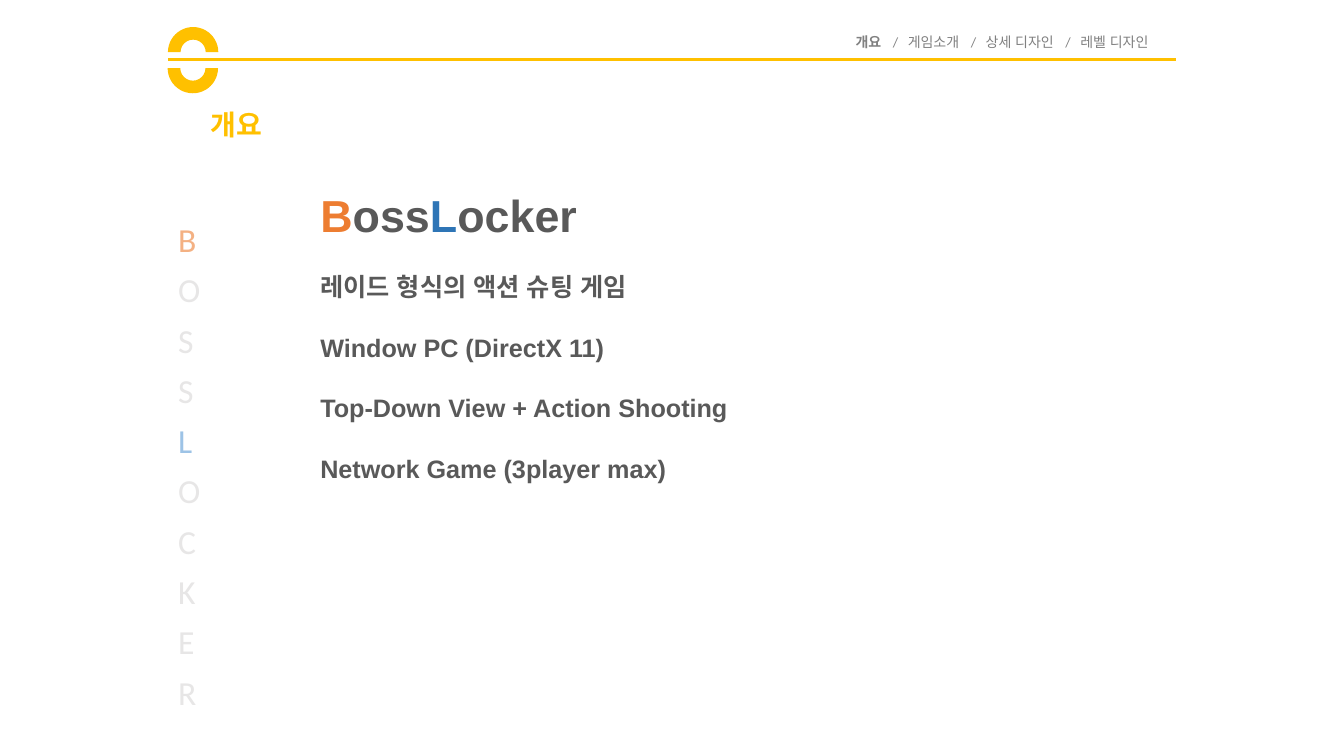
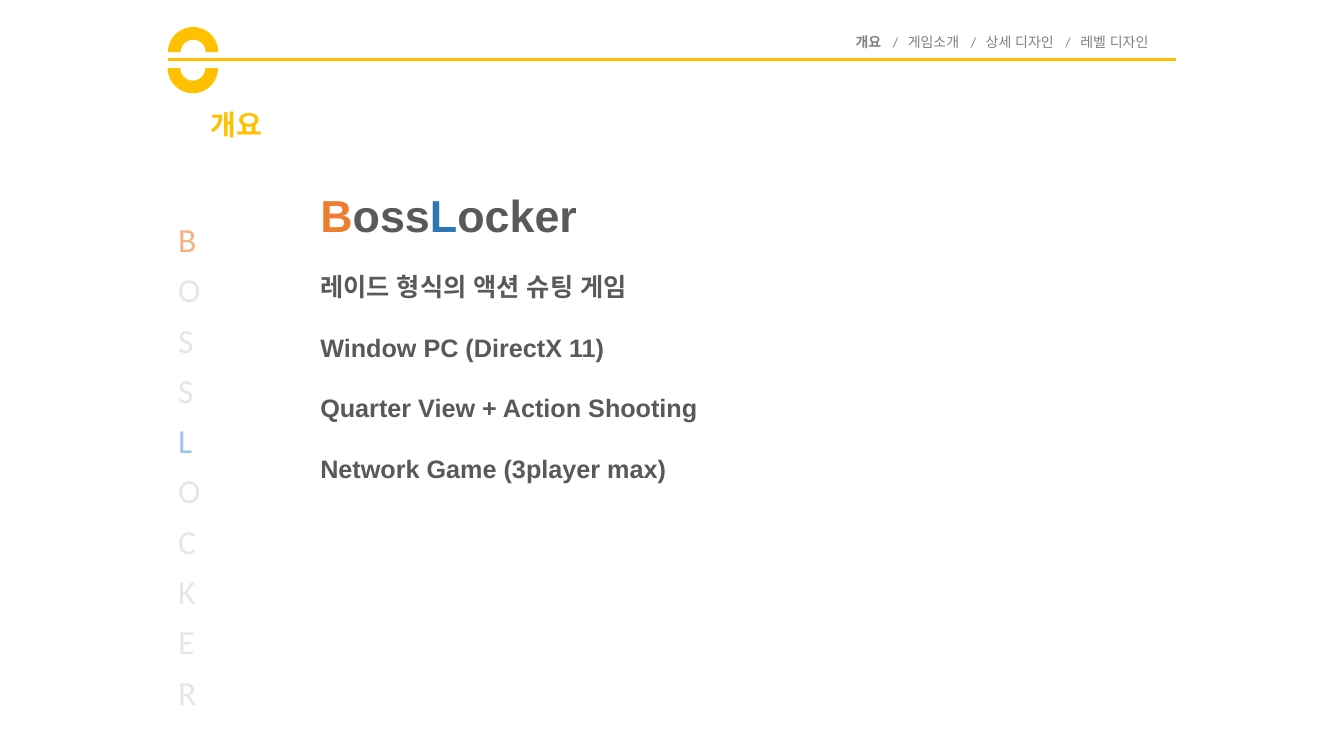
Before and after one commit to goddun/Report, a slide deck: slide 4 of boss_locker.pptx. Drawn at 1344x756 pixels with LibreOffice and Linux fonts; fonts in the diff are those of the drawing. Boxes give left, top, right and bottom in pixels: in the first picture for what was removed or moved away, otherwise in the second. Text is boxed around its words. In the diff, an @@ line names an element or a change of style, - is before the commit and + after.

Commit message:
Quarter View

```diff
--- a/boss_locker.pptx
+++ b/boss_locker.pptx
@@ text at [320, 398, 697, 423]: text changed @@
-Top-Down View + Action Shooting
+Quarter View + Action Shooting
```
Also in this commit, not shown: 3 other slides changed, 1 other file.
